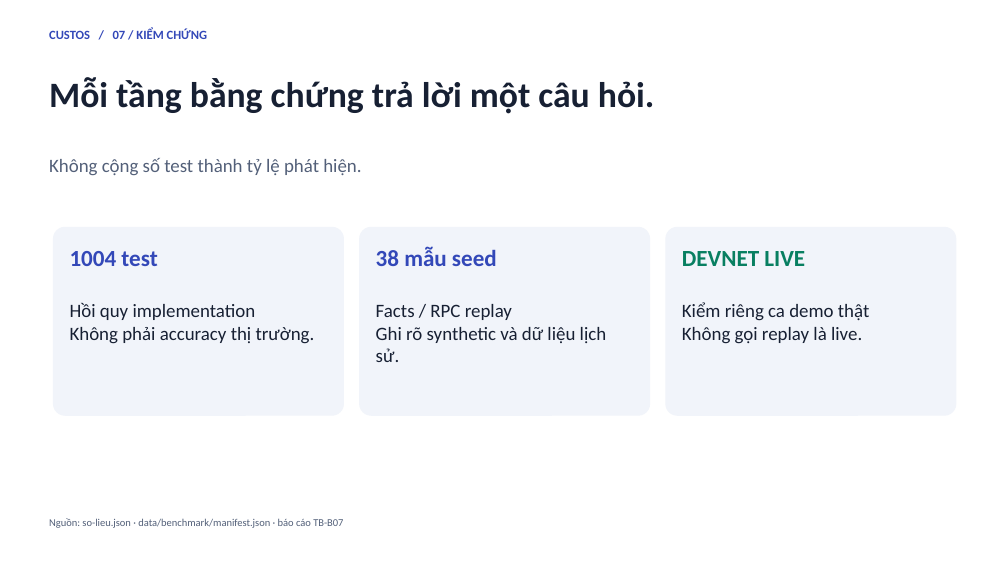
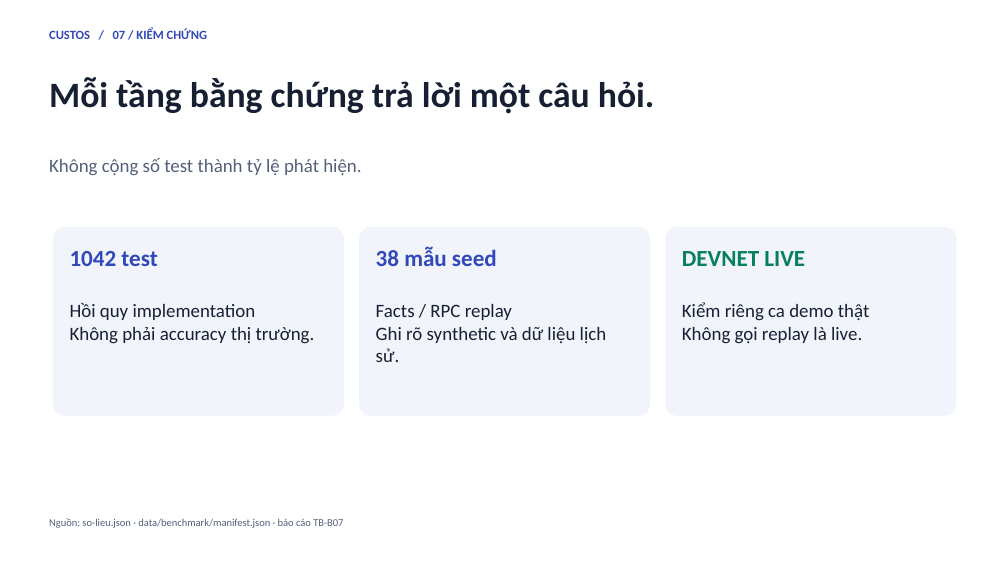
Before and after one commit to NeitLN/Custos-Solana, a slide deck: slide 7 of docs/nop-bai/CUSTOS-PITCH.pptx. Drawn at 1008x567 pixels with LibreOffice and Linux fonts; fonts in the diff are those of the drawing. Boxes give left, top, right and bottom in pixels: in the first picture for what was removed or moved away, otherwise in the second. Text is boxed around its words. In the diff, an @@ line names an element or a change of style, - is before the commit and + after.

```diff
--- a/docs/nop-bai/CUSTOS-PITCH.pptx
+++ b/docs/nop-bai/CUSTOS-PITCH.pptx
@@ text at [70,251,157,266]: text changed @@
-1004 test
+1042 test
```
Also in this commit, not shown: 31 other files.
